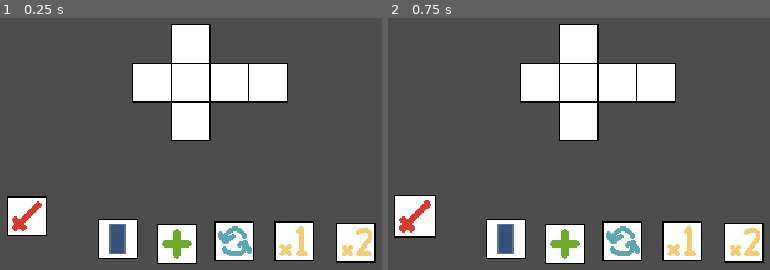
Above: before the commit, frames 1-2 (left to right).
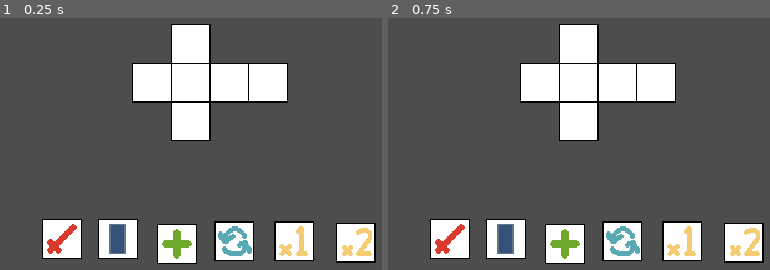
Above: after the commit, the same moments.

Repository: Sooshimi/back-at-it
Game: Godot game, scene res://scenes/level.tscn
Two runs of this game, one before a commit and one after it. Both use one fixed random seed, a clock stepped at 60 frames per second and the inputs below.
Inputs (mouse positions are in pixels of both pictures, inside the frame that each line leads up to):
- Up to frame 1 (0.25 s): no input
- Up to frame 2 (0.75 s): tap Enter at 0.5 s; move the mouse to (414, 217) at 0.52 s; press the mouse at (414, 217) at 0.53 s

The runs differ from the first frame. In frame 1, 3.2% of the frame differs, in the area x 1-22%, y 70-96%; in frame 2, 3.4%.

Commit message:
Adjust drop area

Diff:
--- a/scenes/dice/dice1.tscn
+++ b/scenes/dice/dice1.tscn
@@ -9,4 +9,4 @@
 texture = ExtResource("1_53hfn")
 
 [node name="DroppableFace" parent="." instance=ExtResource("1_87u1t")]
-position = Vector2(-48, 0)
+position = Vector2(-49, 0)
--- a/scenes/dice/faces/attack_face.gd
+++ /dev/null
@@ -1 +0,0 @@
-extends Node2D
--- a/scenes/level.tscn
+++ b/scenes/level.tscn
@@ -21,7 +21,7 @@
 position = Vector2(307, 221)
 
 [node name="AttackFace" parent="." instance=ExtResource("4_3whrq")]
-position = Vector2(44, 200)
+position = Vector2(72, 218)
 
 [node name="HealFace" parent="." instance=ExtResource("5_vd1yj")]
 position = Vector2(164, 222)
--- a/scripts/dice/faces/attack_face.gd
+++ b/scripts/dice/faces/attack_face.gd
@@ -30,6 +30,7 @@
 func _on_area_2d_mouse_exited():
 	if not Global.is_dragging:
 		draggable = false
+		print("draggable")
 		scale = Vector2(1, 1)
 
 func _on_area_2d_body_entered(body: StaticBody2D):
